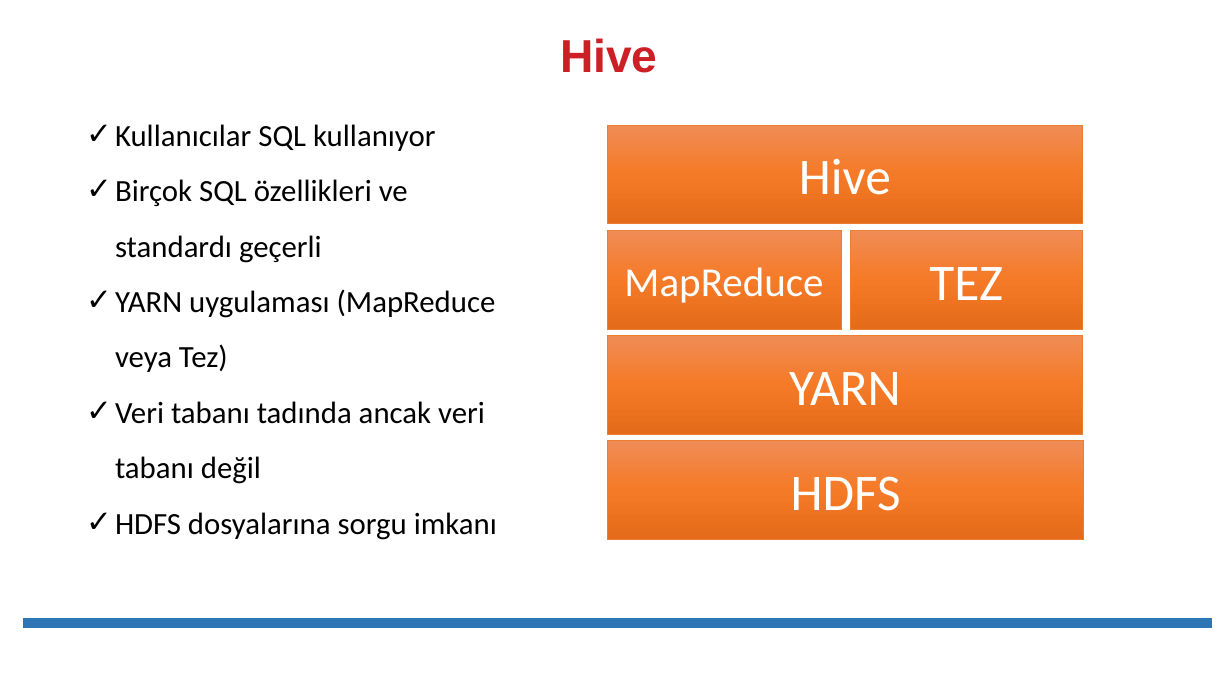
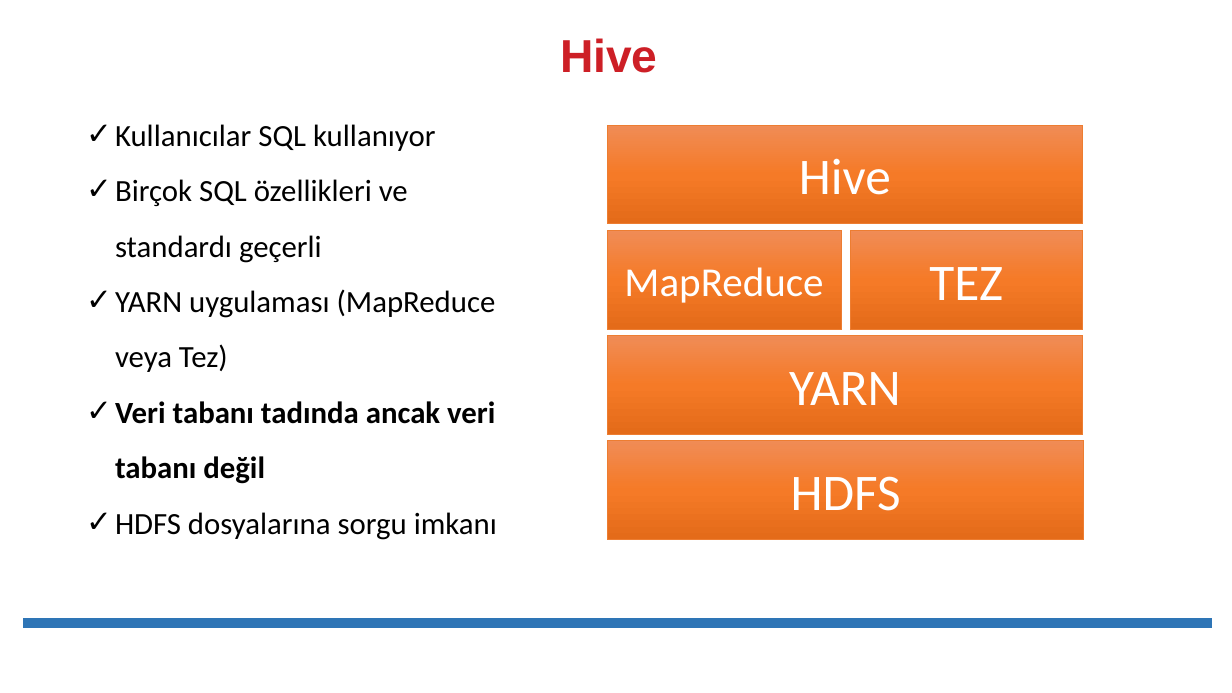
Before and after one commit to cengaarslan/hadoop-big-data, a slide deck: slide 7 of 04-Buyuk-Veri-Sorgulama/01_apache_hive_teori.pptx (slide 5 before the commit). Drawn at 1232x693 pixels with LibreOffice and Linux fonts; fonts in the diff are those of the drawing. Boxes give left, top, right and bottom in pixels: in the first picture for what was removed or moved away, otherwise in the second. Text is boxed around its words. In the diff, an @@ line names an element or a change of style, - is before the commit and + after.

Commit message:
hive uygulama notları eklendi

```diff
--- a/04-Buyuk-Veri-Sorgulama/01_apache_hive_teori.pptx
+++ b/04-Buyuk-Veri-Sorgulama/01_apache_hive_teori.pptx
@@ text at <box>115,401,495,484</box>: bold on in "Veri tabanı tadında ancak veri tabanı değil" @@
```
Also in this commit, not shown: 1 other slide changed, 2 slides added, 6 other files.
